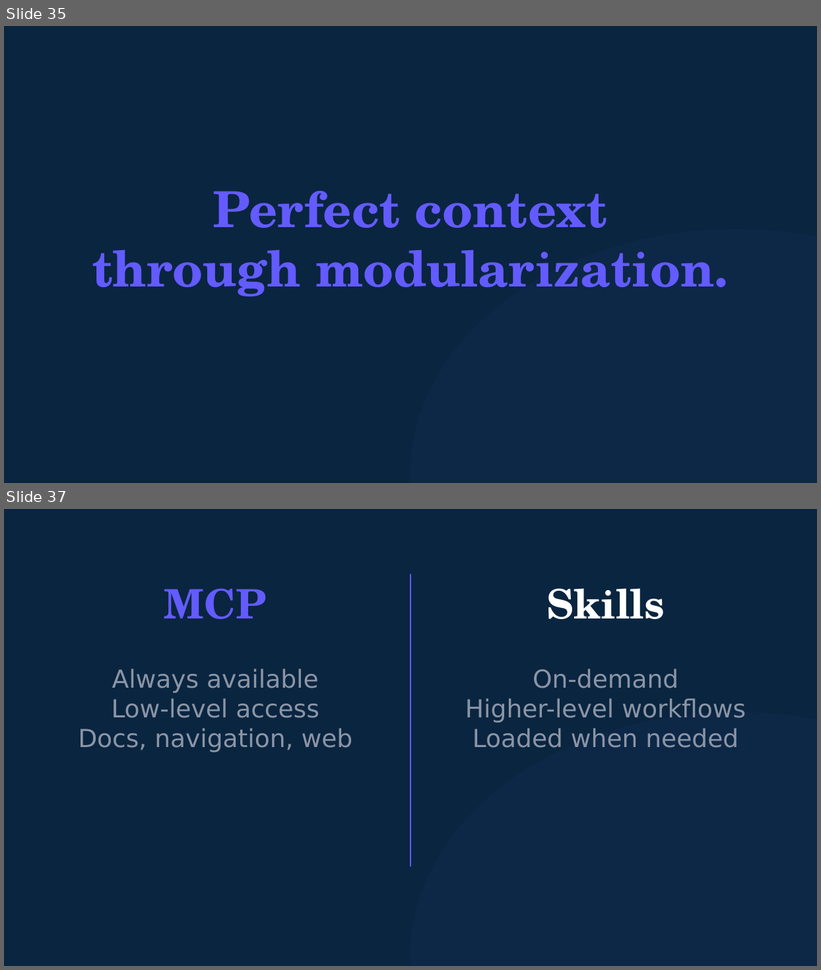
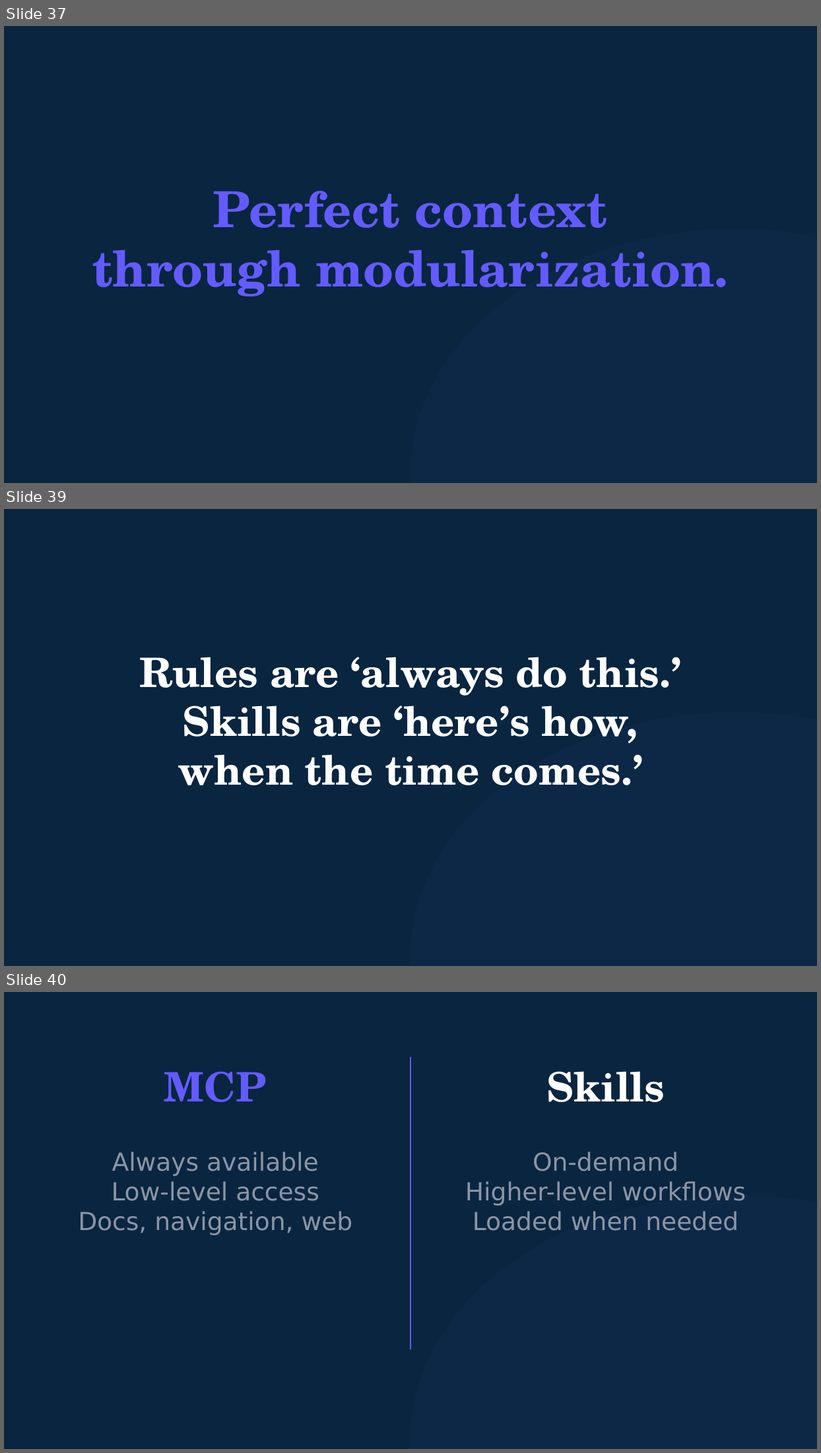
Before and after one commit to michaelengland/ai-best-practices, a slide deck: decks/builder/builder.pptx. Shown one above the other, each under a label of ours: slides 35 and 37 before the commit, slides 37, 39 and 40 after it; the slides between them are not shown. The pictures are 821x970 and 821x1453 pixels, drawn with LibreOffice and Linux fonts; fonts in the diff are those of the drawing. Boxes give left, top, right and bottom in pixels: in the first picture for what was removed or moved away, otherwise in the second. Text is boxed around its words. In the diff, an @@ line names an element or a change of style, - is before the commit and + after.

```diff
--- a/decks/builder/builder.pptx
+++ b/decks/builder/builder.pptx
@@ slide 39 added at <box>4,509,817,966</box>, background #0A2540 @@
@@ text added at <box>140,657,681,786</box>, 36 pt, text #FFFFFF, bold @@
+Rules are ‘always do this.’
+Skills are ‘here’s how,
+when the time comes.’
@@ ellipse added at <box>411,712,817,966</box>, fill #635BFF at 4% opacity @@
@@ what was slide 35 is now slide 37 @@
@@ what was slide 37 is now slide 40 @@
```
Also in this commit, not shown: 6 slides changed, 11 other slides added, 5 slides removed, 6 other files.
